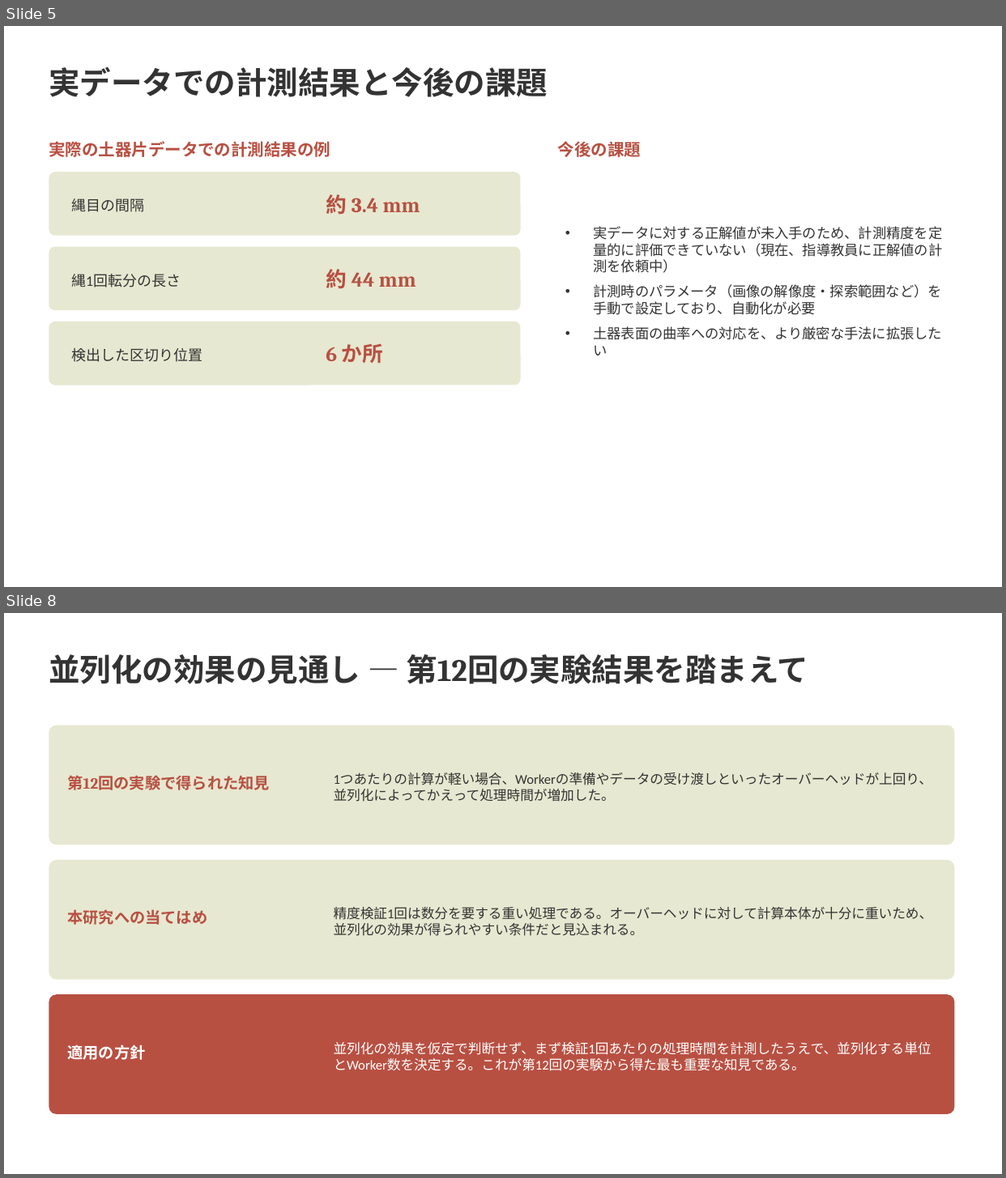
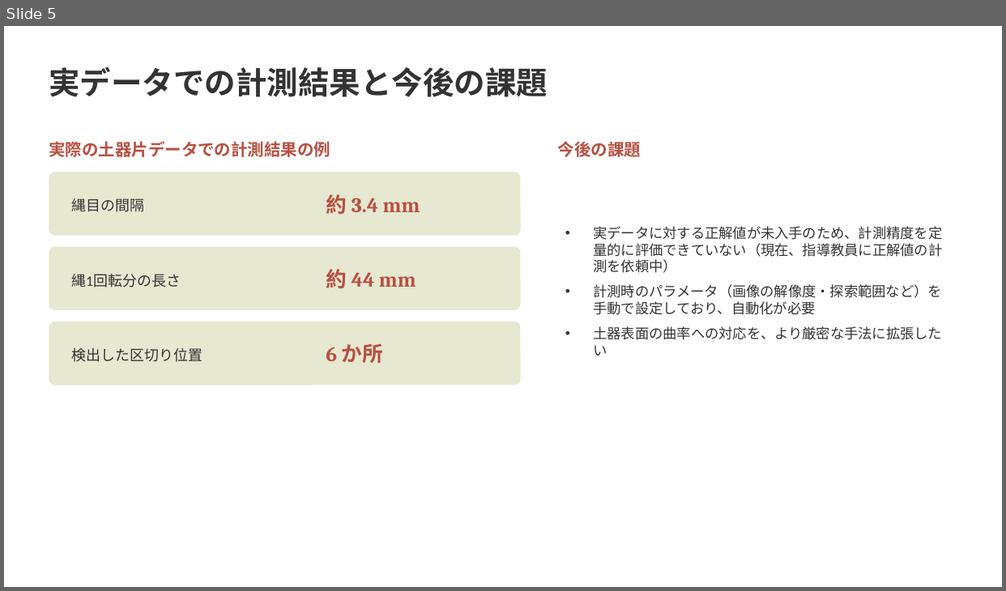
Before and after one commit to Ryusan09/MultivariatAanalysis, a slide deck: 13/第13回発表_修士研究と大規模計算.pptx. Shown one above the other, each under a label of ours: slides 5 and 8 before the commit, slide 5 after it; the slides between them are not shown. The pictures are 1006x1178 and 1006x591 pixels, drawn with LibreOffice and Linux fonts; fonts in the diff are those of the drawing. Boxes give left, top, right and bottom in pixels: in the first picture for what was removed or moved away, otherwise in the second. Text is boxed around its words. In the diff, an @@ line names an element or a change of style, - is before the commit and + after.

```diff
--- a/13/第13回発表_修士研究と大規模計算.pptx
+++ b/13/第13回発表_修士研究と大規模計算.pptx
@@ slide 8 removed at box(4, 613, 1002, 1174), background #FFFFFF @@
@@ text removed at box(49, 654, 808, 684) @@
-並列化の効果の見通し — 第12回の実験結果を踏まえて
@@ rounded rectangle removed at box(49, 726, 955, 845) @@
@@ text removed at box(68, 775, 270, 790) @@
-第12回の実験で得られた知見
@@ text removed at box(334, 773, 933, 802) @@
-1つあたりの計算が軽い場合、Workerの準備やデータの受け渡しといったオーバーヘッドが上回り、並列化によってかえって処理時間が増加した。
@@ rounded rectangle removed at box(49, 860, 955, 980) @@
@@ text removed at box(68, 909, 208, 925) @@
-本研究への当てはめ
@@ text removed at box(334, 907, 933, 936) @@
-精度検証1回は数分を要する重い処理である。オーバーヘッドに対して計算本体が十分に重いため、並列化の効果が得られやすい条件だと見込まれる。
@@ rounded rectangle removed at box(49, 995, 955, 1114) @@
@@ text removed at box(68, 1045, 146, 1060) @@
-適用の方針
@@ text removed at box(334, 1042, 931, 1071) @@
-並列化の効果を仮定で判断せず、まず検証1回あたりの処理時間を計測したうえで、並列化する単位とWorker数を決定する。これが第12回の実験から得た最も重要な知見である。
```
Also in this commit, not shown: 2 slides changed, 1 other slide removed.
